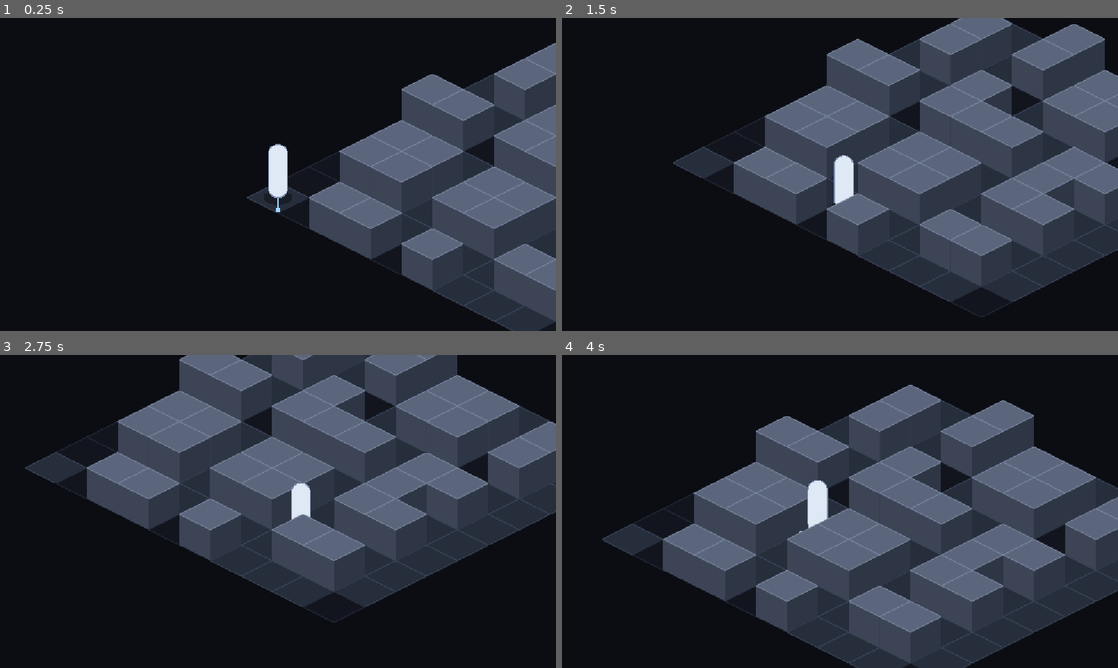
Above: before the commit, frames 1-4 (two rows, left to right).
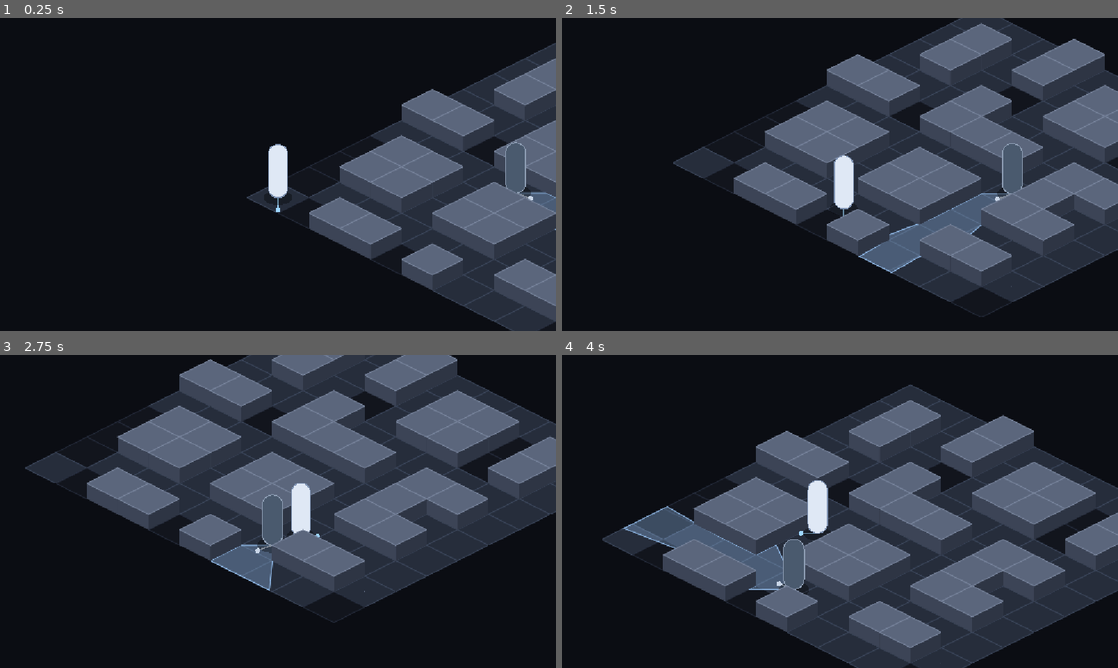
Above: after the commit, the same moments.

Repository: pepinisillo/SeraphPath
Game: Godot game, scene res://escenas/mapa_puesto_control.tscn
Same seed, same stepped clock (60 frames per second), same inputs: the game is played once before the commit and once after it.
Inputs:
- Up to frame 1 (0.25 s): no input
- Up to frame 2 (1.5 s): hold D (mover_derecha) 0.53-1.28 s; hold S (mover_abajo) from 1.28 s (still down)
- Up to frame 3 (2.75 s): release S (mover_abajo) at 2.03 s; hold D (mover_derecha) from 2.03 s (still down)
- Up to frame 4 (4 s): release D (mover_derecha) at 2.78 s; hold W (mover_arriba) 2.78-3.53 s; hold A (mover_izquierda) from 3.53 s (still down)

The runs differ from the first frame. In frame 1, 11% of the frame differs, in the area x 49-100%, y 8-92%; in frame 2, 20%; in frame 3, 21%; in frame 4, 22%, in the area x 10-100%, y 9-94%.

Commit message:
Paso 2: soldado con ruta de patrulla y cono de visión en el suelo
- Soldado que recorre su ruta (bucle o vaivén) a 2,8 casillas/s, con pausa en cada punto y giro suave de la mirada.
- Cono de 90° y 5 casillas dibujado en el suelo, recortado por los muros.
- El mapa calcula distancia hasta muro y línea de visión en coordenadas de casilla.
- S1 patrulla alrededor del bloque central del puesto de control.
- Muros provisionales más bajos para que se vean los pasillos de detrás.

Diff:
--- a/sed/arte/casillas.svg
+++ b/sed/arte/casillas.svg
@@ -4,10 +4,10 @@
   <polygon points="64,64 128,96 64,128 0,96" fill="#262d3b" stroke="#3a4458" stroke-width="2"/>
   <!-- 1: sombra -->
   <polygon points="192,64 256,96 192,128 128,96" fill="#12151d" stroke="#232938" stroke-width="2"/>
-  <!-- 2: muro (bloque de 64 px de alto) -->
-  <polygon points="256,32 320,64 320,128 256,96" fill="#3c4456"/>
-  <polygon points="320,64 384,32 384,96 320,128" fill="#2e3544"/>
-  <polygon points="320,0 384,32 320,64 256,32" fill="#5b667c" stroke="#76829a" stroke-width="2"/>
+  <!-- 2: muro (bloque bajo, de 32 px, para que los pasillos de detrás se sigan viendo) -->
+  <polygon points="256,64 320,96 320,128 256,96" fill="#3c4456"/>
+  <polygon points="320,96 384,64 384,96 320,128" fill="#2e3544"/>
+  <polygon points="320,32 384,64 320,96 256,64" fill="#5b667c" stroke="#76829a" stroke-width="2"/>
   <!-- 3: salida -->
   <polygon points="448,64 512,96 448,128 384,96" fill="#262d3b" stroke="#3a4458" stroke-width="2"/>
   <polygon points="448,80 480,96 448,112 416,96" fill="#9fd8ff" opacity="0.8"/>
--- a/sed/escenas/mapa_puesto_control.tscn
+++ b/sed/escenas/mapa_puesto_control.tscn
@@ -3,6 +3,7 @@
 [ext_resource type="Script" path="res://scripts/mapa.gd" id="1_mapa"]
 [ext_resource type="TileSet" path="res://recursos/casillas.tres" id="2_casillas"]
 [ext_resource type="PackedScene" path="res://escenas/mika.tscn" id="3_mika"]
+[ext_resource type="PackedScene" path="res://escenas/soldado.tscn" id="4_soldado"]
 
 [node name="MapaPuestoControl" type="Node2D"]
 y_sort_enabled = true
@@ -19,7 +20,7 @@
 Ms##s#...s"
 
 [node name="Suelo" type="TileMapLayer" parent="."]
-z_index = -1
+z_index = -2
 tile_set = ExtResource("2_casillas")
 
 [node name="Muros" type="TileMapLayer" parent="."]
@@ -27,3 +28,6 @@
 tile_set = ExtResource("2_casillas")
 
 [node name="Mika" parent="." instance=ExtResource("3_mika")]
+
+[node name="S1" parent="." instance=ExtResource("4_soldado")]
+ruta = Array[Vector2i]([Vector2i(3, 5), Vector2i(6, 5), Vector2i(6, 8), Vector2i(3, 8)])
--- /dev/null
+++ b/sed/escenas/soldado.tscn
@@ -0,0 +1,12 @@
+[gd_scene format=3]
+
+[ext_resource type="Script" path="res://scripts/soldado.gd" id="1_soldado"]
+[ext_resource type="Script" path="res://scripts/cono_vision.gd" id="2_cono"]
+
+[node name="Soldado" type="Node2D"]
+script = ExtResource("1_soldado")
+
+[node name="Cono" type="Node2D" parent="."]
+z_index = -1
+z_as_relative = false
+script = ExtResource("2_cono")
--- a/sed/scripts/config.gd
+++ b/sed/scripts/config.gd
@@ -46,6 +46,7 @@
 const VISION_ANGULO := 90.0 # grados
 const VISION_ALCANCE := 5.0
 const VISION_ALCANCE_SOMBRA := 2.5
+const VISION_RAYOS := 48 # solo para dibujar el cono
 const DETECCION_LEJOS := 1.2 # s para llenar
 const DETECCION_CERCA := 0.3 # s para llenar
 const DETECCION_DISTANCIA_CERCA := 3.0
@@ -61,6 +62,9 @@
 const SOLDADO_GOLPE_INTERVALO := 1.0
 const SOLDADO_VELOCIDAD_PATRULLA := 2.8
 const SOLDADO_VELOCIDAD_ALARMA := 4.4
+const SOLDADO_PAUSA_RUTA := 0.6 # s quieto en cada punto de la ruta
+const SOLDADO_GIRO := 6.0 # rad/s al girar la mirada
+const RADIO_SOLDADO := 0.3
 
 # --- Prueba de la sed ---
 const PRUEBA_SED_INTERVALO := 1.5
--- /dev/null
+++ b/sed/scripts/cono_vision.gd
@@ -0,0 +1,33 @@
+class_name ConoVision
+extends Node2D
+## Dibuja en el suelo el cono de visión de un enemigo, recortado por los muros.
+## Solo dibuja: la detección se calcula aparte, en coordenadas de casilla.
+
+const COLOR_RELLENO := Color(0.62, 0.80, 1.0, 0.30)
+const COLOR_BORDE := Color(0.62, 0.80, 1.0, 0.75)
+
+var _puntos := PackedVector2Array() # en pantalla, relativos al dueño
+
+
+func actualizar(mapa: Mapa, origen: Vector2, mirada: Vector2) -> void:
+	_puntos = PackedVector2Array()
+	var origen_pantalla := Iso.a_pantalla(origen)
+	var medio := deg_to_rad(Config.VISION_ANGULO) / 2.0
+	var base := mirada.angle()
+	for i in Config.VISION_RAYOS + 1:
+		var angulo := base - medio + 2.0 * medio * i / Config.VISION_RAYOS
+		var dir := Vector2.from_angle(angulo)
+		var largo := mapa.distancia_hasta_muro(origen, dir, Config.VISION_ALCANCE)
+		_puntos.append(Iso.a_pantalla(origen + dir * largo) - origen_pantalla)
+	queue_redraw()
+
+
+func _draw() -> void:
+	if _puntos.size() < 2:
+		return
+	for i in _puntos.size() - 1:
+		draw_colored_polygon(PackedVector2Array([Vector2.ZERO, _puntos[i], _puntos[i + 1]]), COLOR_RELLENO)
+	var borde := PackedVector2Array([Vector2.ZERO])
+	borde.append_array(_puntos)
+	borde.append(Vector2.ZERO)
+	draw_polyline(borde, COLOR_BORDE, 2.0, true)
--- /dev/null
+++ b/sed/scripts/formas.gd
@@ -0,0 +1,34 @@
+class_name Formas
+## Formas provisionales compartidas mientras no haya arte (paso 9).
+
+
+## Dibuja una cápsula de pie con su sombra en el suelo. El origen es el punto de los pies.
+static func capsula(lienzo: CanvasItem, alto: float, ancho: float, relleno: Color, contorno: Color) -> void:
+	lienzo.draw_set_transform(Vector2.ZERO, 0.0, Vector2(1.0, 0.5))
+	lienzo.draw_circle(Vector2.ZERO, ancho * 0.75, Color(0, 0, 0, 0.35))
+	lienzo.draw_set_transform(Vector2.ZERO, 0.0, Vector2.ONE)
+
+	var r := ancho / 2.0
+	var arriba := Vector2(0, -alto + r)
+	var abajo := Vector2(0, -r)
+	lienzo.draw_rect(Rect2(-r, arriba.y, ancho, abajo.y - arriba.y), relleno)
+	lienzo.draw_circle(arriba, r, relleno)
+	lienzo.draw_circle(abajo, r, relleno)
+	lienzo.draw_arc(arriba, r, PI, TAU, 16, contorno, 2.0)
+	lienzo.draw_arc(abajo, r, 0.0, PI, 16, contorno, 2.0)
+	lienzo.draw_line(Vector2(-r, arriba.y), Vector2(-r, abajo.y), contorno, 2.0)
+	lienzo.draw_line(Vector2(r, arriba.y), Vector2(r, abajo.y), contorno, 2.0)
+
+
+## Flecha sobre el suelo que indica hacia dónde mira (dirección en casillas).
+static func mirada(lienzo: CanvasItem, direccion: Vector2, color: Color) -> void:
+	var frente := Iso.a_pantalla(direccion) - Iso.a_pantalla(Vector2.ZERO)
+	frente = frente.normalized() * 34.0 * Vector2(1.0, 0.75)
+	lienzo.draw_line(Vector2.ZERO, frente, color, 3.0)
+	lienzo.draw_circle(frente, 5.0, color)
+
+
+## Índice de 8 direcciones de pantalla (0 = derecha, en sentido horario) para una dirección en casillas.
+static func direccion_8(direccion: Vector2) -> int:
+	var pantalla := Iso.a_pantalla(direccion) - Iso.a_pantalla(Vector2.ZERO)
+	return posmod(roundi(pantalla.angle() / (PI / 4.0)), 8)
--- a/sed/scripts/mapa.gd
+++ b/sed/scripts/mapa.gd
@@ -32,6 +32,9 @@
 	var mika := get_node_or_null("Mika")
 	if mika:
 		mika.iniciar(self, Vector2(inicio_mika) + Vector2(0.5, 0.5))
+	for hijo in get_children():
+		if hijo is Soldado:
+			hijo.iniciar(self)
 
 
 func _construir() -> void:
@@ -78,3 +81,42 @@
 
 func es_sombra(celda: Vector2i) -> bool:
 	return caracter(celda) == "s"
+
+
+## Distancia en casillas desde `origen` en `direccion` hasta el primer muro, como máximo `maximo`.
+## Recorre la cuadrícula casilla a casilla (DDA), así que no se salta esquinas.
+func distancia_hasta_muro(origen: Vector2, direccion: Vector2, maximo: float) -> float:
+	var dir := direccion.normalized()
+	var celda := Vector2i(floori(origen.x), floori(origen.y))
+	if es_muro(celda):
+		return 0.0
+	var paso := Vector2i(int(signf(dir.x)), int(signf(dir.y)))
+	var t_max := Vector2(INF, INF)
+	var t_delta := Vector2(INF, INF)
+	if dir.x != 0.0:
+		t_delta.x = absf(1.0 / dir.x)
+		t_max.x = (celda.x + (1 if paso.x > 0 else 0) - origen.x) / dir.x
+	if dir.y != 0.0:
+		t_delta.y = absf(1.0 / dir.y)
+		t_max.y = (celda.y + (1 if paso.y > 0 else 0) - origen.y) / dir.y
+	while true:
+		var t: float
+		if t_max.x < t_max.y:
+			t = t_max.x
+			t_max.x += t_delta.x
+			celda.x += paso.x
+		else:
+			t = t_max.y
+			t_max.y += t_delta.y
+			celda.y += paso.y
+		if t >= maximo:
+			return maximo
+		if es_muro(celda):
+			return t
+	return maximo
+
+
+## True si ningún muro corta la recta entre a y b.
+func hay_linea_de_vision(a: Vector2, b: Vector2) -> bool:
+	var distancia := a.distance_to(b)
+	return distancia_hasta_muro(a, b - a, distancia) >= distancia
--- a/sed/scripts/mika.gd
+++ b/sed/scripts/mika.gd
@@ -4,7 +4,6 @@
 
 const COLOR_CUERPO := Color("dfe8f5")
 const COLOR_CONTORNO := Color("7f93b3")
-const COLOR_SOMBRA := Color(0, 0, 0, 0.35)
 const COLOR_MIRADA := Color("9fd8ff")
 
 const ALTO_CAPSULA := 110.0 # px
@@ -32,7 +31,7 @@
 		var dir := Iso.direccion_desde_pantalla(entrada)
 		mover(dir * Config.VELOCIDAD_MIKA * delta)
 		mirada = dir.normalized()
-		direccion = _direccion_8(entrada)
+		direccion = Formas.direccion_8(mirada)
 	position = Iso.a_pantalla(pos)
 	queue_redraw()
 
@@ -68,30 +67,6 @@
 					pos = Vector2(celda) + Vector2(0.5, 0.5) + (pos - Vector2(celda) - Vector2(0.5, 0.5)).normalized() * (0.5 + r)
 
 
-func _direccion_8(entrada: Vector2) -> int:
-	return posmod(roundi(entrada.angle() / (PI / 4.0)), 8)
-
-
 func _draw() -> void:
-	# Sombra en el suelo (el origen del nodo está en los pies, que es lo que usa el Y-sort).
-	draw_set_transform(Vector2.ZERO, 0.0, Vector2(1.0, 0.5))
-	draw_circle(Vector2.ZERO, 30.0, COLOR_SOMBRA)
-	draw_set_transform(Vector2.ZERO, 0.0, Vector2.ONE)
-
-	# Indicador de mirada sobre el suelo.
-	var frente := Iso.a_pantalla(mirada) - Iso.a_pantalla(Vector2.ZERO)
-	frente = frente.normalized() * 34.0 * Vector2(1.0, 0.75)
-	draw_line(Vector2.ZERO, frente, COLOR_MIRADA, 3.0)
-	draw_circle(frente, 5.0, COLOR_MIRADA)
-
-	# Cápsula.
-	var r := ANCHO_CAPSULA / 2.0
-	var arriba := Vector2(0, -ALTO_CAPSULA + r)
-	var abajo := Vector2(0, -r)
-	draw_rect(Rect2(-r, arriba.y, ANCHO_CAPSULA, abajo.y - arriba.y), COLOR_CUERPO)
-	draw_circle(arriba, r, COLOR_CUERPO)
-	draw_circle(abajo, r, COLOR_CUERPO)
-	draw_arc(arriba, r, PI, TAU, 16, COLOR_CONTORNO, 2.0)
-	draw_arc(abajo, r, 0.0, PI, 16, COLOR_CONTORNO, 2.0)
-	draw_line(Vector2(-r, arriba.y), Vector2(-r, abajo.y), COLOR_CONTORNO, 2.0)
-	draw_line(Vector2(r, arriba.y), Vector2(r, abajo.y), COLOR_CONTORNO, 2.0)
+	Formas.mirada(self, mirada, COLOR_MIRADA)
+	Formas.capsula(self, ALTO_CAPSULA, ANCHO_CAPSULA, COLOR_CUERPO, COLOR_CONTORNO)
--- /dev/null
+++ b/sed/scripts/soldado.gd
@@ -0,0 +1,93 @@
+class_name Soldado
+extends Node2D
+## Soldado humano que patrulla una ruta fija. Su posición real vive en coordenadas de casilla.
+
+const COLOR_CUERPO := Color("4a5a6e")
+const COLOR_CONTORNO := Color("8d9db3")
+const COLOR_MIRADA := Color("c9d6e8")
+const ALTO_CAPSULA := 104.0
+const ANCHO_CAPSULA := 42.0
+
+## Casillas que recorre, en orden.
+@export var ruta: Array[Vector2i] = []
+## True: vuelve del último punto al primero. False: va y viene (vaivén).
+@export var en_bucle := true
+
+var mapa: Mapa
+var pos := Vector2.ZERO # casillas
+var mirada := Vector2(1, 0) # dirección en casillas, normalizada
+var direccion := 0 # una de 8 direcciones de pantalla
+
+var _indice := 0 # punto de la ruta hacia el que camina
+var _sentido := 1 # para el vaivén
+var _pausa := 0.0
+
+@onready var cono: ConoVision = $Cono
+
+
+func iniciar(p_mapa: Mapa) -> void:
+	mapa = p_mapa
+	if ruta.is_empty():
+		push_warning("%s no tiene ruta" % name)
+		return
+	pos = _centro(ruta[0])
+	_indice = 1 % ruta.size()
+	if ruta.size() > 1:
+		mirada = (_centro(ruta[_indice]) - pos).normalized()
+	position = Iso.a_pantalla(pos)
+
+
+func _physics_process(delta: float) -> void:
+	if mapa == null or ruta.size() < 2:
+		return
+	_patrullar(delta)
+	direccion = Formas.direccion_8(mirada)
+	position = Iso.a_pantalla(pos)
+	cono.actualizar(mapa, pos, mirada)
+	queue_redraw()
+
+
+func _patrullar(delta: float) -> void:
+	var destino := _centro(ruta[_indice])
+	var hacia := destino - pos
+	_girar_hacia(hacia, delta)
+
+	if _pausa > 0.0:
+		_pausa -= delta
+		return
+
+	var avance := Config.SOLDADO_VELOCIDAD_PATRULLA * delta
+	if hacia.length() <= avance:
+		pos = destino
+		_pausa = Config.SOLDADO_PAUSA_RUTA
+		_siguiente_punto()
+	else:
+		pos += hacia.normalized() * avance
+
+
+func _siguiente_punto() -> void:
+	if en_bucle:
+		_indice = (_indice + 1) % ruta.size()
+		return
+	if _indice + _sentido < 0 or _indice + _sentido >= ruta.size():
+		_sentido = -_sentido
+	_indice += _sentido
+
+
+## Gira la mirada poco a poco, para que el cono barra el suelo en vez de saltar.
+func _girar_hacia(hacia: Vector2, delta: float) -> void:
+	if hacia.length() < 0.001:
+		return
+	var actual := mirada.angle()
+	var objetivo := hacia.angle()
+	var giro := clampf(angle_difference(actual, objetivo), -Config.SOLDADO_GIRO * delta, Config.SOLDADO_GIRO * delta)
+	mirada = Vector2.from_angle(actual + giro)
+
+
+func _centro(celda: Vector2i) -> Vector2:
+	return Vector2(celda) + Vector2(0.5, 0.5)
+
+
+func _draw() -> void:
+	Formas.mirada(self, mirada, COLOR_MIRADA)
+	Formas.capsula(self, ALTO_CAPSULA, ANCHO_CAPSULA, COLOR_CUERPO, COLOR_CONTORNO)
Not shown, added: sed/scripts/cono_vision.gd.uid
Not shown, added: sed/scripts/formas.gd.uid
Not shown, added: sed/scripts/soldado.gd.uid
